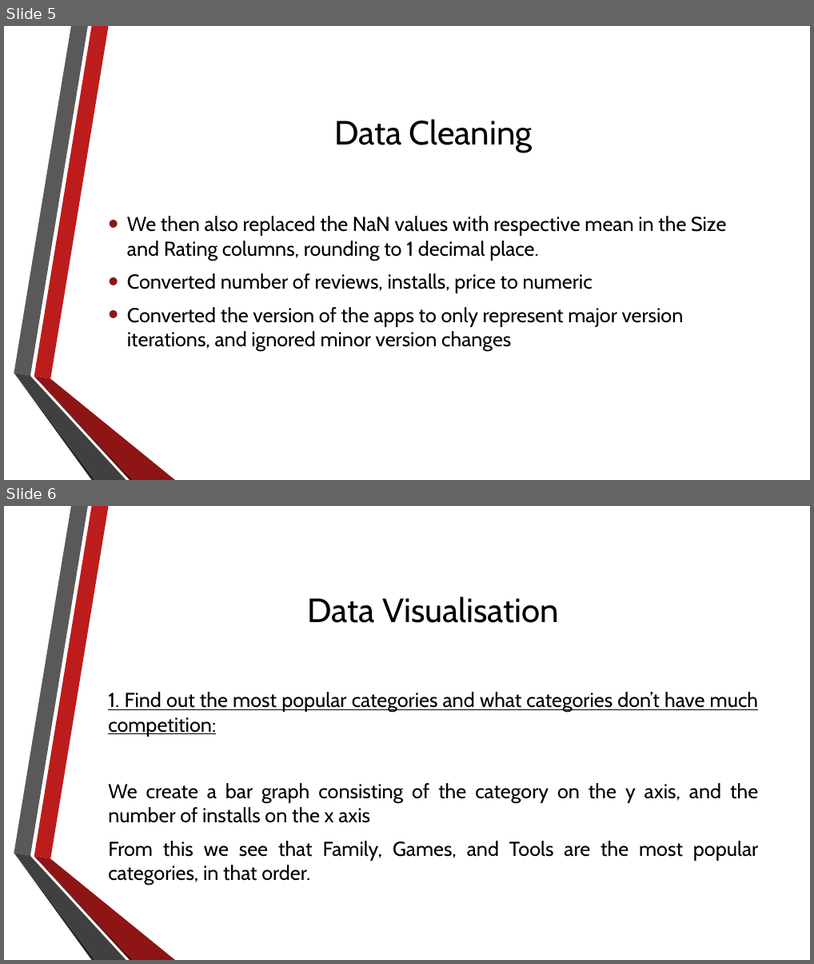
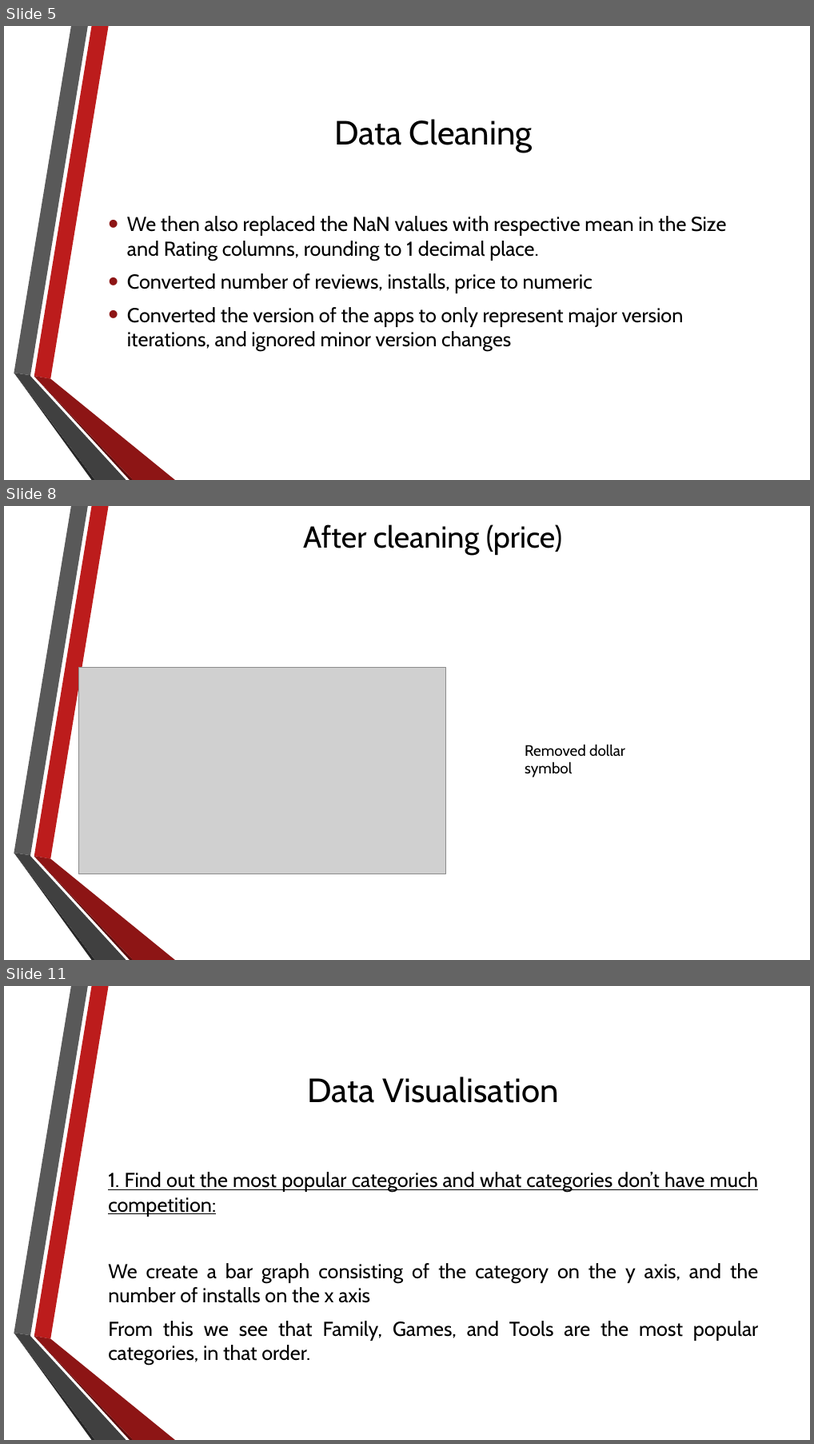
Before and after one commit to taherlokhandwala/IDSProject, a slide deck: IDS.pptx. Shown one above the other, each under a label of ours: slides 5 and 6 before the commit, slides 5, 8 and 11 after it; the slides between them are not shown. The pictures are 814x964 and 814x1444 pixels, drawn with LibreOffice and Linux fonts; fonts in the diff are those of the drawing; grey boxes stand for pictures; background and template pictures are left out. Boxes give left, top, right and bottom in pixels: in the first picture for what was removed or moved away, otherwise in the second. Text is boxed around its words. In the diff, an @@ line names an element or a change of style, - is before the commit and + after.

```diff
--- a/IDS.pptx
+++ b/IDS.pptx
@@ slide 8 added at (4,506,810,960), background picture (left out); not listed: 6 template elements that a slide beside it also shows @@
@@ title added at (303,524,562,555), 36 pt, text #000000 @@
+After cleaning (price)
@@ picture added at (79,667,446,874) @@
@@ text added at (525,744,626,777), 18 pt, text #000000 @@
+Removed dollar symbol
@@ what was slide 6 is now slide 11 @@
```
Also in this commit, not shown: 8 other slides added, 7 other files.
